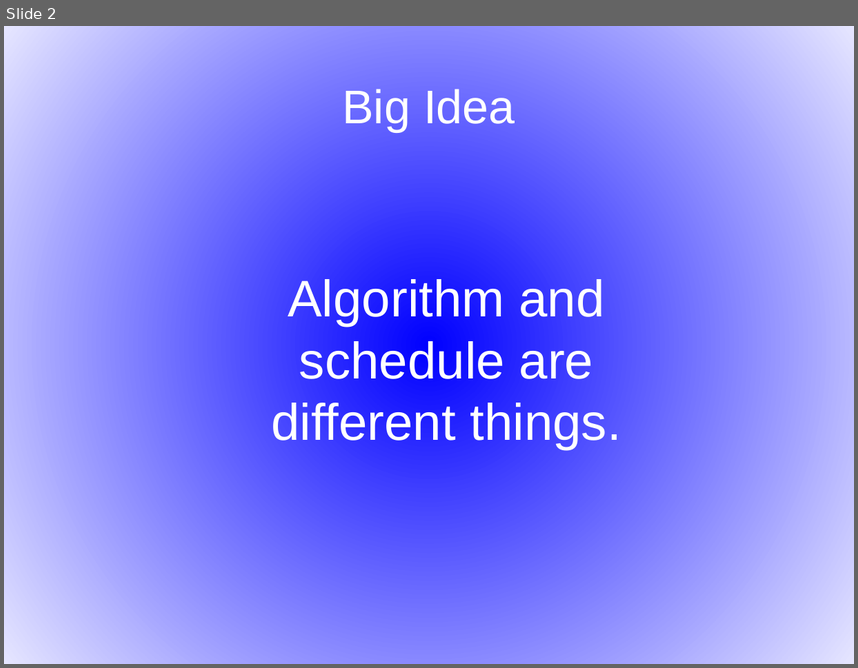
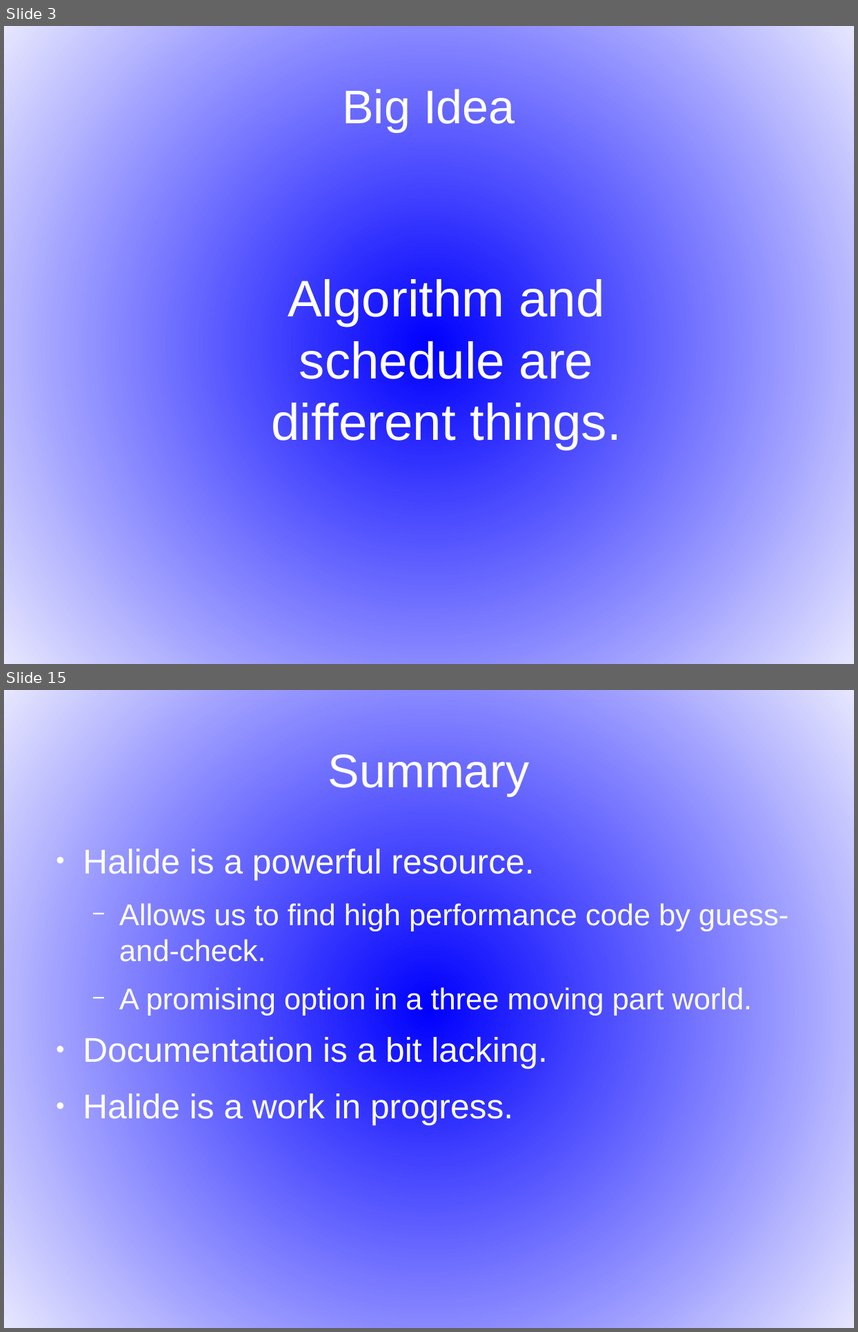
Before and after one commit to djohnkirby/PSC-Documents, a slide deck: Halide Presentation.odp. Shown one above the other, each under a label of ours: slide 2 before the commit, slides 3 and 15 after it; the slides between them are not shown. The pictures are 858x668 and 858x1332 pixels, drawn with LibreOffice and Linux fonts; fonts in the diff are those of the drawing. Boxes give left, top, right and bottom in pixels: in the first picture for what was removed or moved away, otherwise in the second. Text is boxed around its words. In the diff, an @@ line names an element or a change of style, - is before the commit and + after.

```diff
--- a/Halide Presentation.odp
+++ b/Halide Presentation.odp
@@ slide 15 added at (x1=4, y1=690, x2=854, y2=1328), background gradient #0000FF to #E6E6FF @@
@@ title added at (x1=328, y1=754, x2=530, y2=796), 44 pt, text #FFFFFF @@
+Summary
@@ text added at (x1=83, y1=849, x2=789, y2=1125), 28 pt, text #FFFFFF @@
+● Halide is a powerful resource.
+  − Allows us to find high performance code by guess-and-check.
+  − A promising option in a three moving part world.
+● Documentation is a bit lacking.
+● Halide is a work in progress.
@@ what was slide 2 is now slide 3 @@
```
Also in this commit, not shown: 7 slides changed, 6 other slides added, 1 slide removed.
